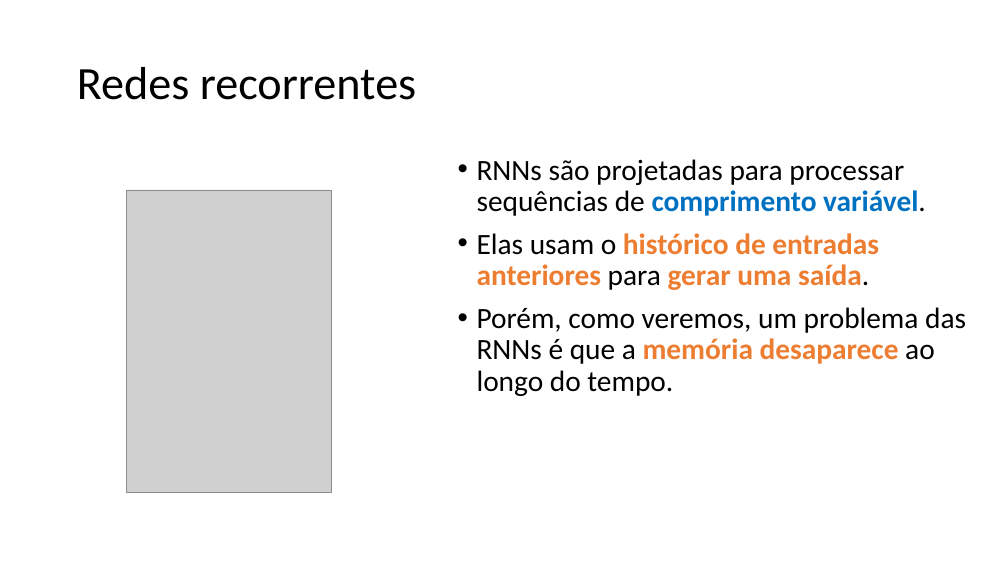
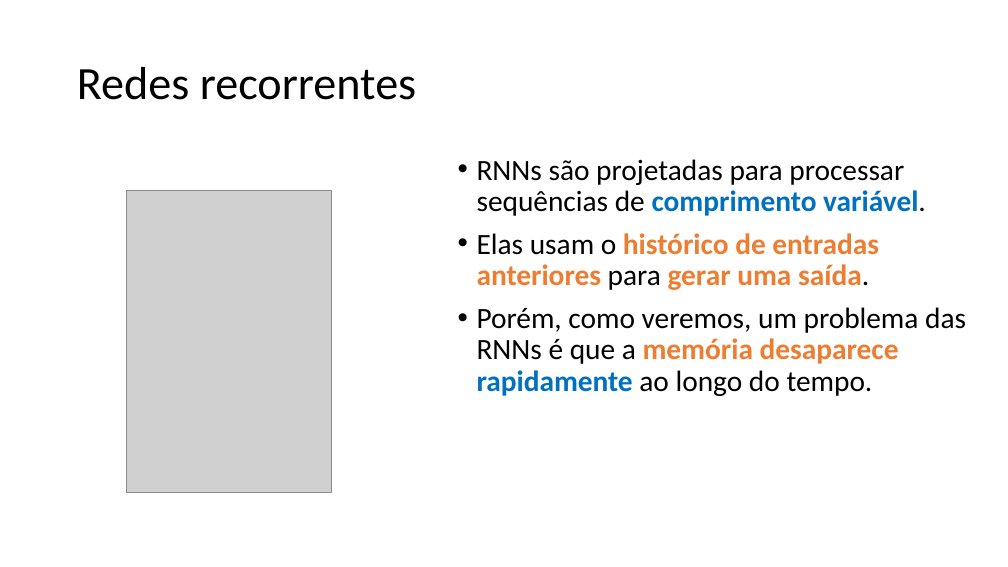
Before and after one commit to zz4fap/c24_inteligencia_artificial, a slide deck: slide 9 of slides/C24_RNN.pptx. Drawn at 1008x567 pixels with LibreOffice and Linux fonts; fonts in the diff are those of the drawing; grey boxes stand for pictures. Boxes give left, top, right and bottom in pixels: in the first picture for what was removed or moved away, otherwise in the second. Text is boxed around its words. In the diff, an @@ line names an element or a change of style, - is before the commit and + after.

```diff
--- a/slides/C24_RNN.pptx
+++ b/slides/C24_RNN.pptx
@@ text at (477, 307, 966, 396): text changed @@
-• Porém, como veremos, um problema das RNNs é que a memória desaparece ao longo do tempo.
+• Porém, como veremos, um problema das RNNs é que a memória desaparece rapidamente ao longo do tempo.
```
Also in this commit, not shown: 2 other slides changed.
